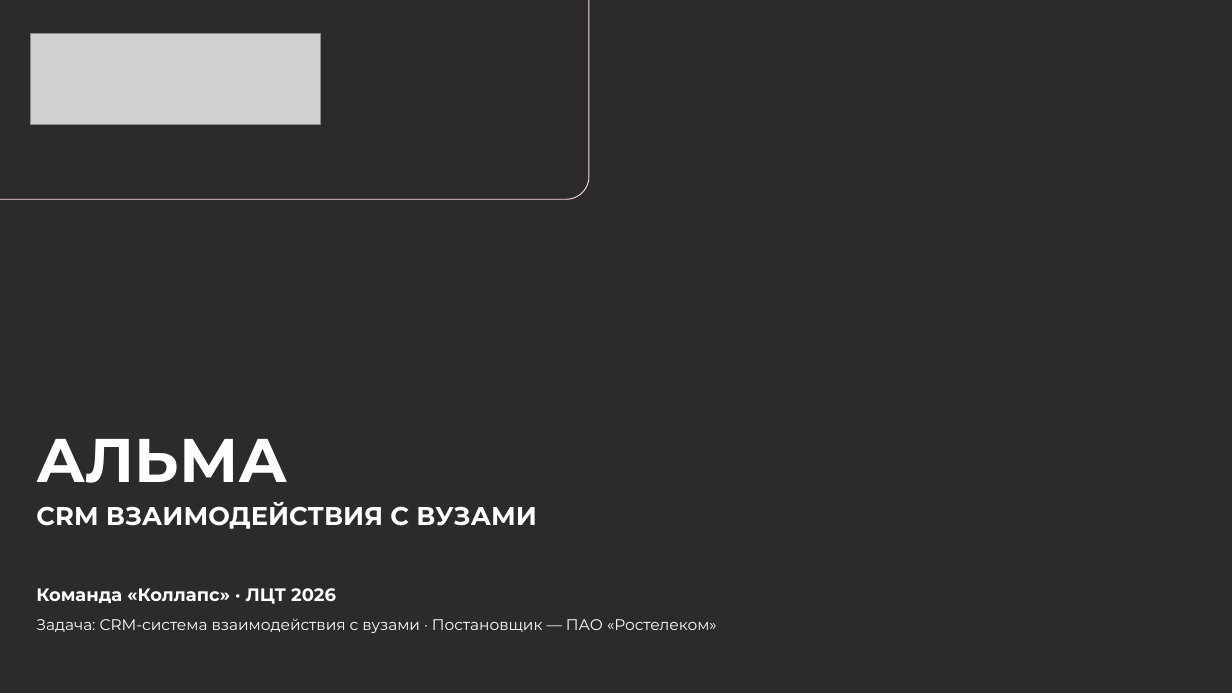
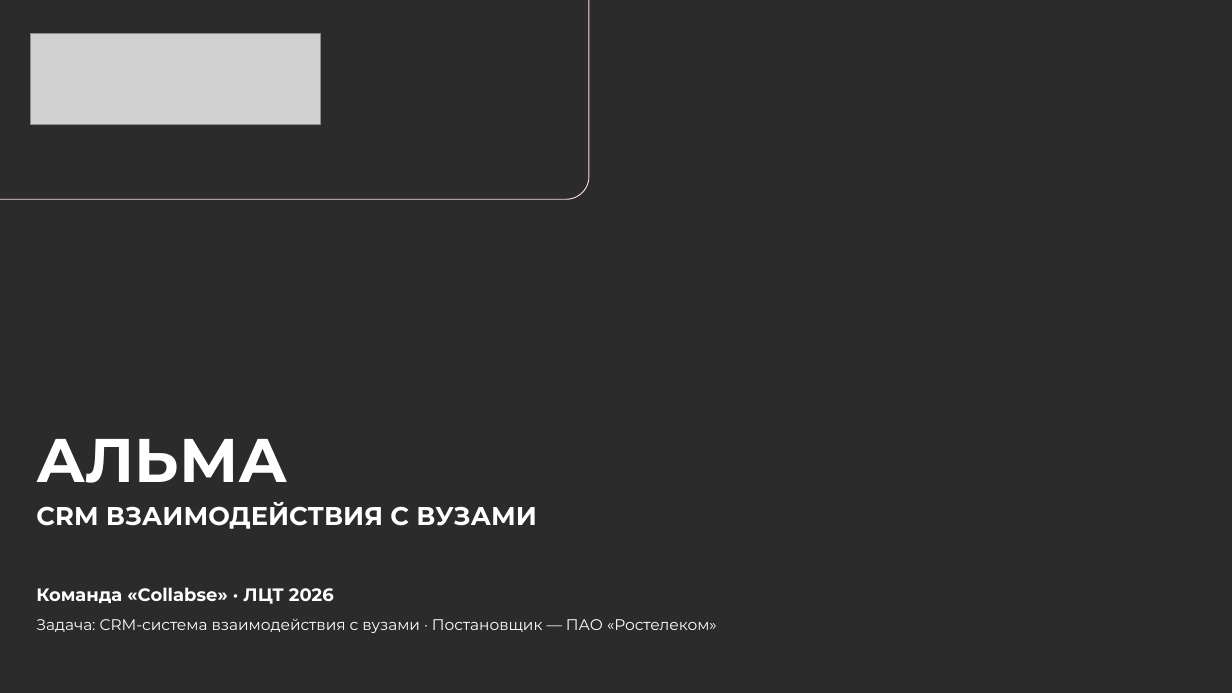
Before and after one commit to ilya2108/Collabse-LCT-Alma, a slide deck: slide 1 of docs/presentation/Альма — презентация.pptx. Drawn at 1232x693 pixels with LibreOffice and Linux fonts; fonts in the diff are those of the drawing; grey boxes stand for pictures; background and template pictures are left out; a plain dark background stands for a picture behind light text. Boxes give left, top, right and bottom in pixels: in the first picture for what was removed or moved away, otherwise in the second. Text is boxed around its words. In the diff, an @@ line names an element or a change of style, - is before the commit and + after.

Commit message:
Команда Collabse: имя в README, руководстве и презентации

```diff
--- a/docs/presentation/Альма — презентация.pptx
+++ b/docs/presentation/Альма — презентация.pptx
@@ text at [36,587,334,604]: text changed @@
-Команда «Коллапс» · ЛЦТ 2026
+Команда «Collabse» · ЛЦТ 2026
```
Also in this commit, not shown: 2 other slides changed, 4 other files.
